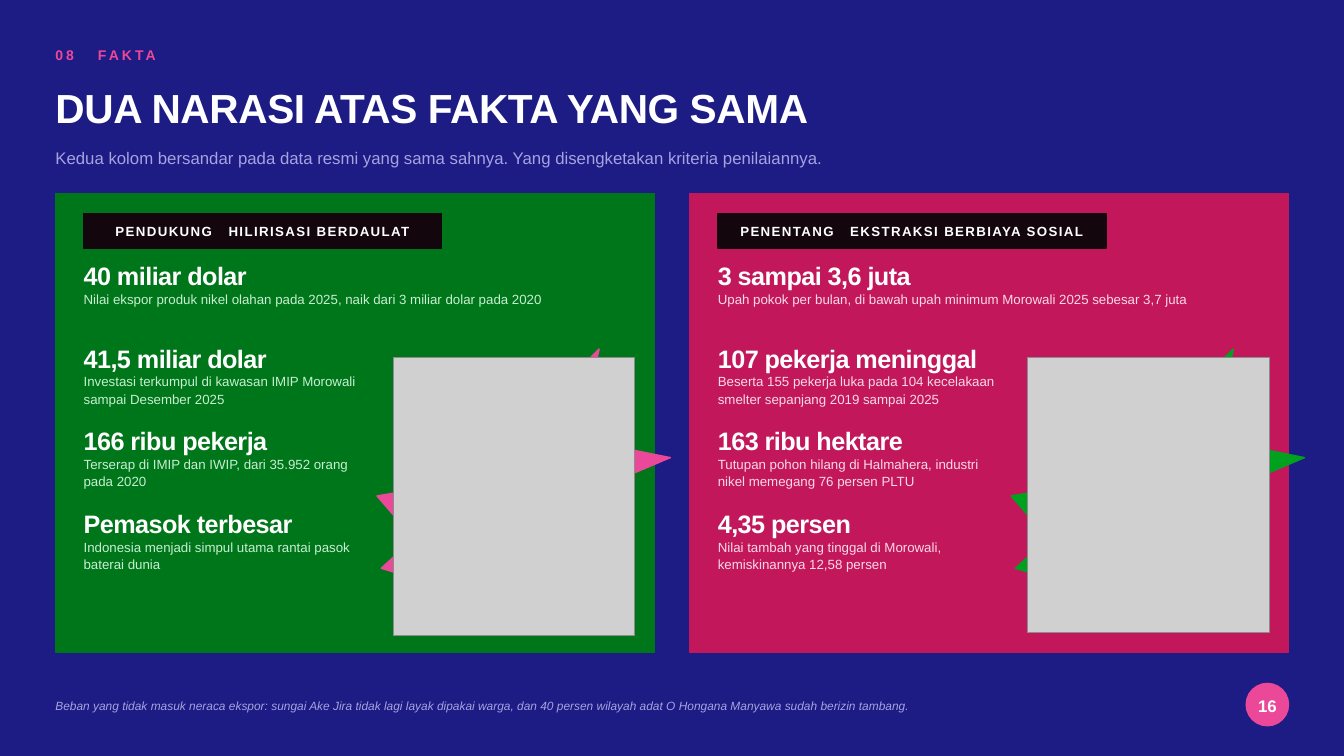
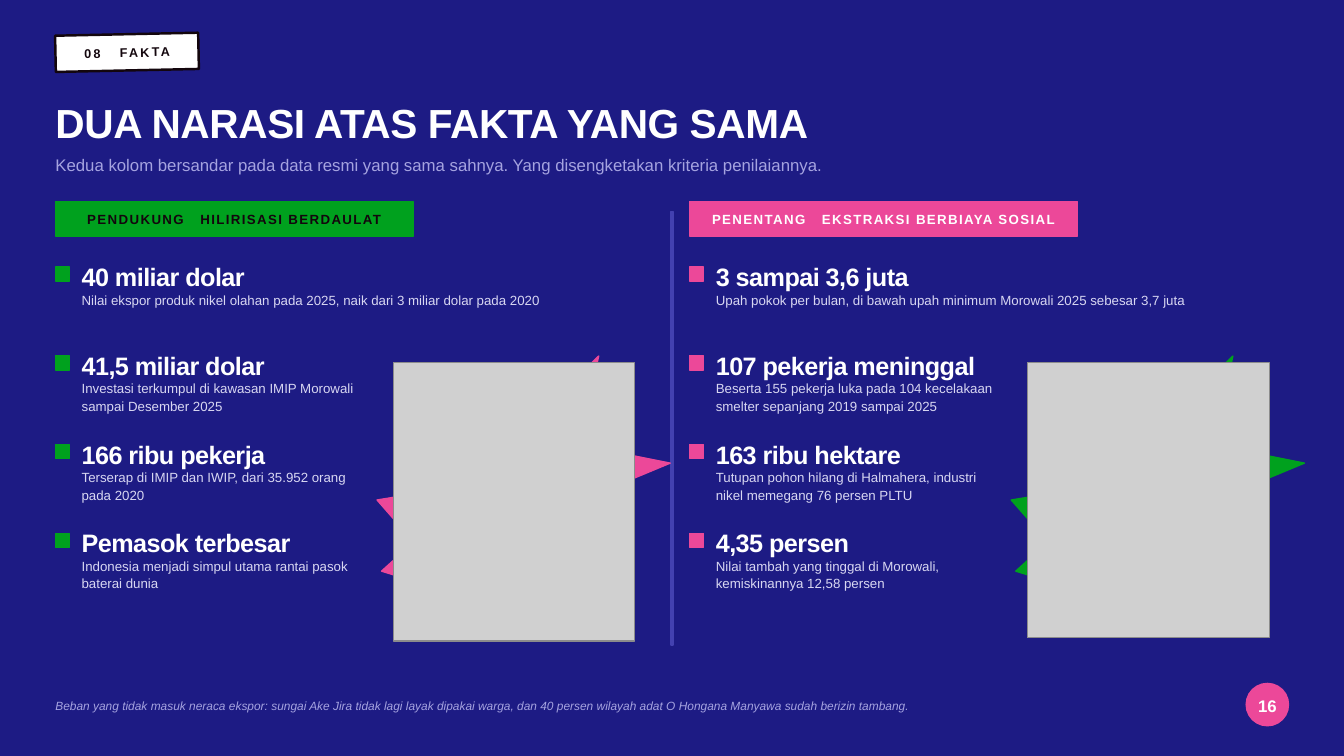
Before and after one commit to aslihabnuri/Dom-Manipulation, a slide deck: slide 16 of business-ethics/WOW-Business-Ethics-Hilirisasi-Nikel.pptx. Drawn at 1344x756 pixels with LibreOffice and Linux fonts; fonts in the diff are those of the drawing; grey boxes stand for pictures; background and template pictures are left out. Boxes give left, top, right and bottom in pixels: in the first picture for what was removed or moved away, otherwise in the second. Text is boxed around its words. In the diff, an @@ line names an element or a change of style, - is before the commit and + after.

```diff
--- a/business-ethics/WOW-Business-Ethics-Hilirisasi-Nikel.pptx
+++ b/business-ethics/WOW-Business-Ethics-Hilirisasi-Nikel.pptx
@@ text "08 FAKTA": place and size @@
-text "08 FAKTA" at box(55, 50, 74, 60)
+text "08 FAKTA" at box(84, 49, 100, 58)
@@ text "08 FAKTA" at box(84, 49, 100, 58): size 10 to 9 pt, text colour #EC4899 to #13060D, letter spacing 2.2 to 1.6 pt; alignment left to centre; line spacing 1.16 to 1; rotation 0 to 358 degrees @@
@@ rectangle added at box(55, 33, 199, 72), fill #FFFFFF, outline #13060D 1.75 pt @@
@@ text "Kedua kolom bersandar pada data ...": place and size @@
-text "Kedua kolom bersandar pada data ..." at box(55, 152, 822, 168)
+text "Kedua kolom bersandar pada data ..." at box(55, 159, 822, 175)
@@ text "Kedua kolom bersandar pada data ..." at box(55, 159, 822, 175): line spacing 1.12 to 1.1 @@
@@ text "PENDUKUNG HILIRISASI BERDAULAT" at box(87, 214, 184, 224): text colour #FFFFFF to #13060D @@
@@ rectangle at box(55, 202, 413, 236): fill #13060D to #00A11E; outline #13060D 1 pt to #00A11E 1 pt @@
@@ rectangle removed at box(55, 194, 654, 652) @@
@@ 2 texts, 2 rectangles: place and size @@
-2 texts, 2 rectangles at box(84, 214, 1106, 248)
+2 texts, 2 rectangles at box(55, 202, 1078, 236)
@@ rectangle at box(690, 202, 1078, 236): fill #13060D to #EC4899; outline #13060D 1 pt to #EC4899 1 pt @@
@@ rectangle removed at box(690, 194, 1289, 652) @@
@@ rectangle added at box(671, 212, 674, 645), fill #4341B0, outline #4341B0 1 pt @@
@@ rectangle added at box(55, 267, 70, 281), fill #00A11E, outline #00A11E 1 pt @@
@@ rectangle added at box(690, 267, 704, 281), fill #EC4899, outline #EC4899 1 pt @@
@@ irregular seal: place and size @@
-irregular seal at box(356, 316, 687, 667)
+irregular seal at box(356, 323, 687, 670)
@@ irregular seal: place and size @@
-irregular seal at box(990, 316, 1321, 667)
+irregular seal at box(990, 323, 1321, 670)
@@ rectangle added at box(55, 356, 70, 370), fill #00A11E, outline #00A11E 1 pt @@
@@ rectangle added at box(690, 356, 704, 370), fill #EC4899, outline #EC4899 1 pt @@
@@ 4 texts, 2 pictures: place and size @@
-4 texts, 2 pictures at box(84, 349, 1269, 636)
+4 texts, 2 pictures at box(82, 356, 1269, 641)
@@ rectangle added at box(55, 445, 70, 459), fill #00A11E, outline #00A11E 1 pt @@
@@ rectangle added at box(690, 445, 704, 459), fill #EC4899, outline #EC4899 1 pt @@
@@ 5 texts: place and size @@
-5 texts at box(55, 94, 979, 489)
+5 texts at box(55, 109, 977, 503)
@@ rectangle added at box(55, 533, 70, 547), fill #00A11E, outline #00A11E 1 pt @@
@@ rectangle added at box(690, 533, 704, 547), fill #EC4899, outline #EC4899 1 pt @@
@@ 4 texts: place and size @@
-4 texts at box(84, 514, 941, 572)
+4 texts at box(82, 533, 939, 591)
@@ text colour #C7EFD0 to #D8D7F2 in 4 elements at box(82, 383, 353, 414), box(82, 472, 346, 503), box(82, 295, 540, 308), box(82, 561, 347, 588) @@
@@ text colour #FBD9E8 to #D8D7F2 in 4 elements at box(716, 383, 992, 414), box(716, 472, 977, 503), box(716, 295, 1184, 308), box(716, 561, 939, 591) @@
```
Also in this commit, not shown: 19 other slides changed, 1 other file.
